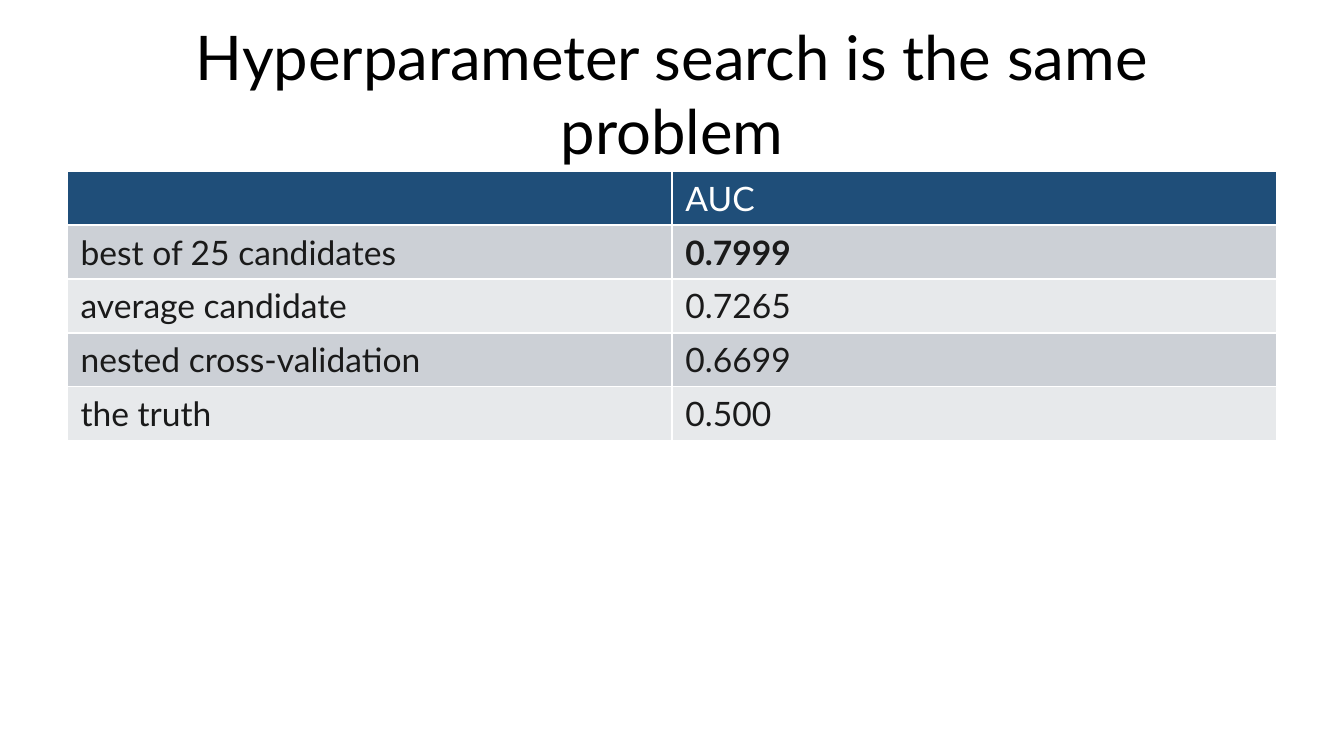
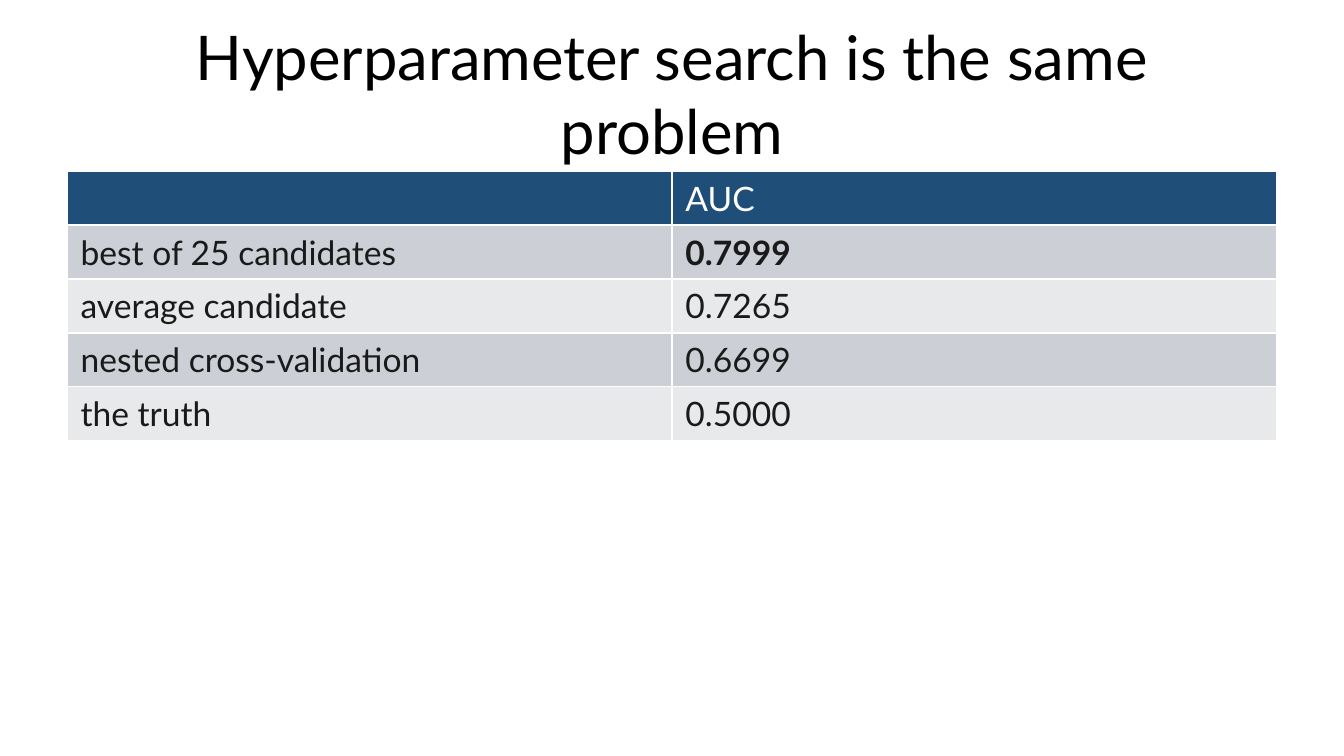
Before and after one commit to fabioantonini/technologies-for-artificial-intelligence, a slide deck: slide 36 of Lessons/05_experimental_methodology/Slides/experimental_methodology_slides.pptx. Drawn at 1344x756 pixels with LibreOffice and Linux fonts; fonts in the diff are those of the drawing; background and template pictures are left out. Boxes give left, top, right and bottom in pixels: in the first picture for what was removed or moved away, otherwise in the second. Text is boxed around its words. In the diff, an @@ line names an element or a change of style, - is before the commit and + after.

```diff
--- a/Lessons/05_experimental_methodology/Slides/experimental_methodology_slides.pptx
+++ b/Lessons/05_experimental_methodology/Slides/experimental_methodology_slides.pptx
@@ table at (67,172,1277,671) @@
-row 5, column 2: 0.500
+row 5, column 2: 0.5000
```
Also in this commit, not shown: 1 other slide changed, 6 other files.
